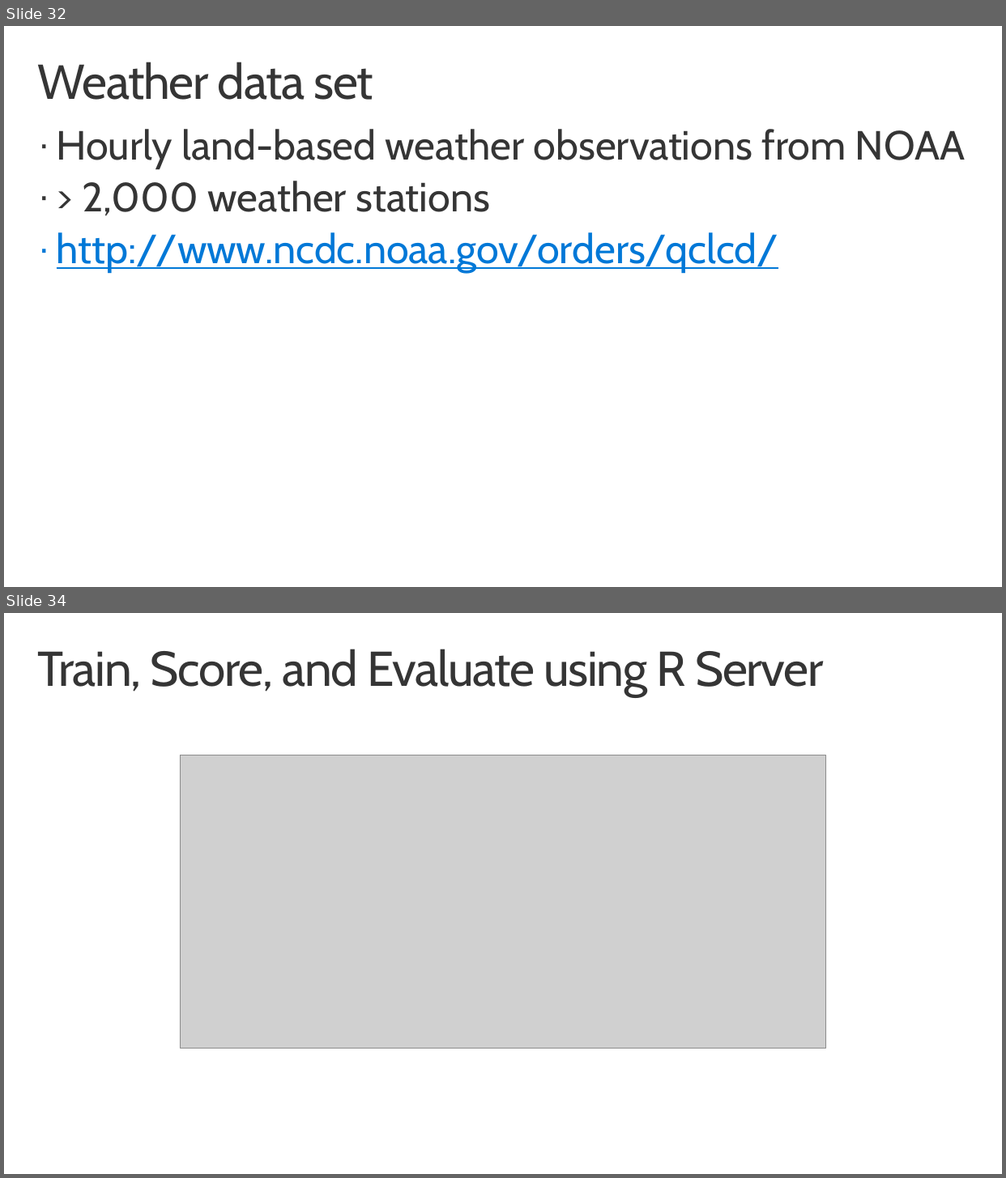
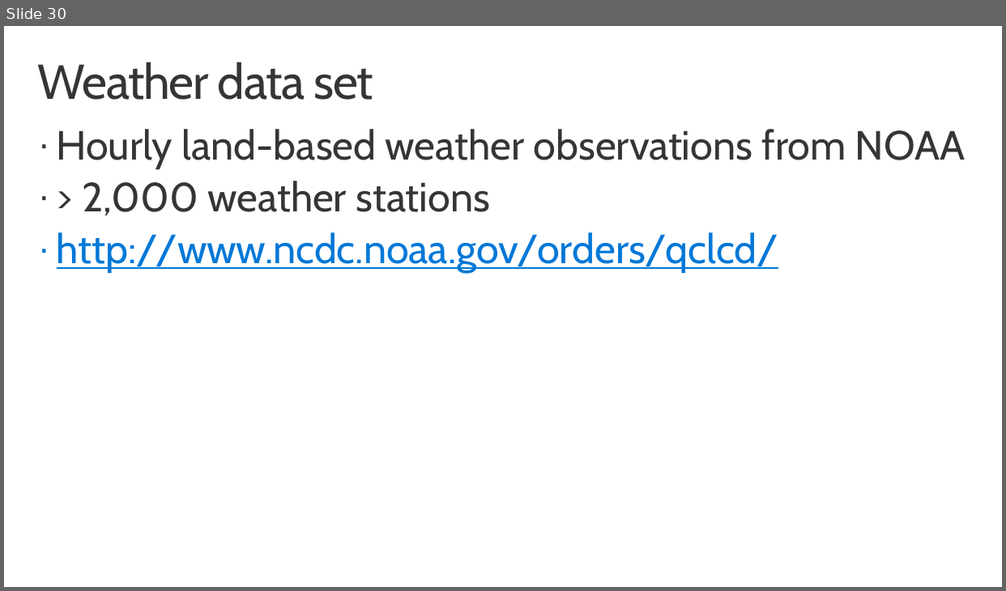
Before and after one commit to microsoft/AI-Immersion-Workshop, a slide deck: R server Tools for scaling R using Azure/docs/ToolsForScalingRUsingAzure.pptx. Shown one above the other, each under a label of ours: slides 32 and 34 before the commit, slide 30 after it; the slides between them are not shown. The pictures are 1006x1178 and 1006x591 pixels, drawn with LibreOffice and Linux fonts; fonts in the diff are those of the drawing; grey boxes stand for pictures; background and template pictures are left out. Boxes give left, top, right and bottom in pixels: in the first picture for what was removed or moved away, otherwise in the second. Text is boxed around its words. In the diff, an @@ line names an element or a change of style, - is before the commit and + after.

Commit message:
modified slides with more on SQL Server R Services and MRS

```diff
--- a/R server Tools for scaling R using Azure/docs/ToolsForScalingRUsingAzure.pptx
+++ b/R server Tools for scaling R using Azure/docs/ToolsForScalingRUsingAzure.pptx
@@ slide 34 removed at box(4, 613, 1002, 1174), background #FFFFFF @@
@@ title removed at box(38, 649, 824, 696) @@
-Train, Score, and Evaluate using R Server
@@ picture removed at box(181, 755, 826, 1048) @@
@@ what was slide 32 is now slide 30 @@
```
Also in this commit, not shown: 4 slides changed, 2 slides added, 3 other slides removed.
